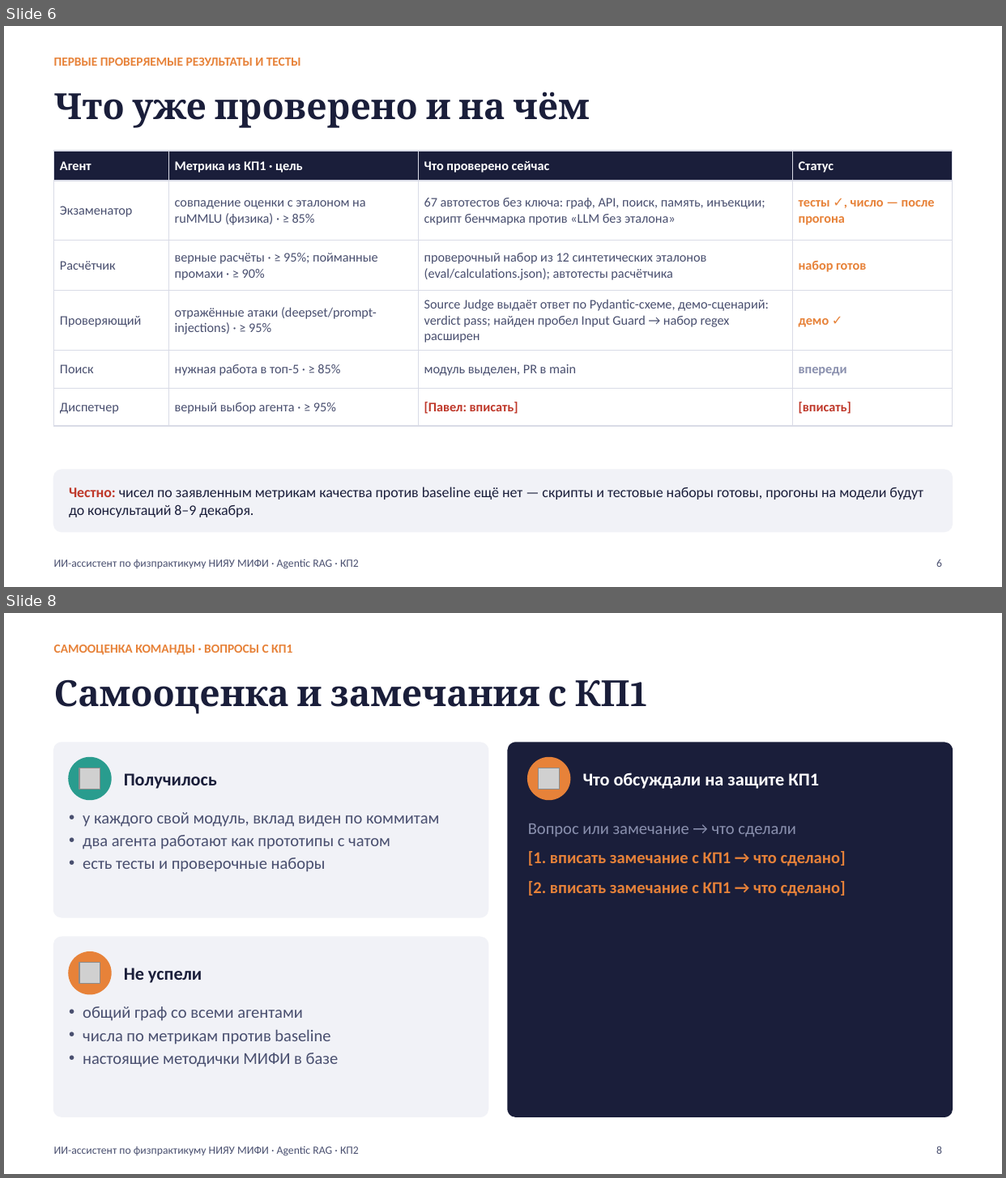
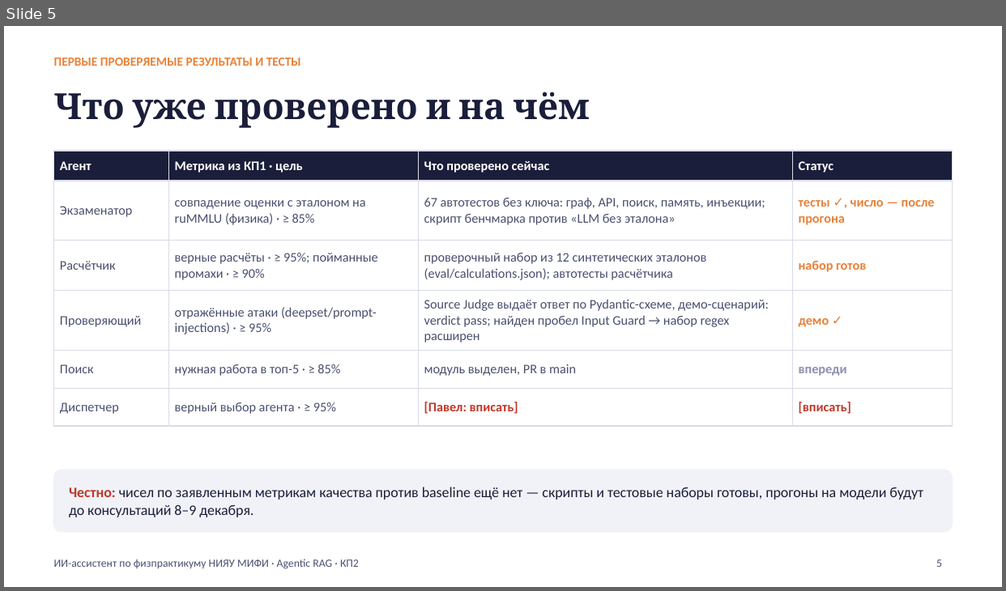
Before and after one commit to mva17/examiner-agent, a slide deck: docs/presentation/KP2_komanda43.pptx. Shown one above the other, each under a label of ours: slides 6 and 8 before the commit, slide 5 after it; the slides between them are not shown. The pictures are 1006x1178 and 1006x591 pixels, drawn with LibreOffice and Linux fonts; fonts in the diff are those of the drawing; grey boxes stand for pictures. Boxes give left, top, right and bottom in pixels: in the first picture for what was removed or moved away, otherwise in the second. Text is boxed around its words. In the diff, an @@ line names an element or a change of style, - is before the commit and + after.

```diff
--- a/docs/presentation/KP2_komanda43.pptx
+++ b/docs/presentation/KP2_komanda43.pptx
@@ slide 8 removed at bbox=[4, 613, 1002, 1174], background #FFFFFF; not listed: 1 template element that a slide beside it also shows @@
@@ text removed at bbox=[54, 645, 292, 655] @@
-САМООЦЕНКА КОМАНДЫ · ВОПРОСЫ С КП1
@@ title removed at bbox=[54, 679, 566, 714] @@
-Самооценка и замечания с КП1
@@ rounded rectangle removed at bbox=[54, 743, 488, 918] @@
@@ ellipse removed at bbox=[69, 758, 111, 799] @@
@@ rounded rectangle removed at bbox=[508, 743, 952, 1117] @@
@@ ellipse removed at bbox=[528, 758, 570, 799] @@
@@ picture removed at bbox=[80, 768, 101, 789] @@
@@ text removed at bbox=[124, 773, 217, 789] @@
-Получилось
@@ picture removed at bbox=[539, 768, 560, 789] @@
@@ text removed at bbox=[583, 773, 819, 789] @@
-Что обсуждали на защите КП1
@@ text removed at bbox=[83, 812, 440, 872] @@
-• у каждого свой модуль, вклад виден по коммитам
-• два агента работают как прототипы с чатом
-• есть тесты и проверочные наборы
@@ text removed at bbox=[528, 824, 846, 897] @@
-Вопрос или замечание → что сделали
-[1. вписать замечание с КП1 → что сделано]
-[2. вписать замечание с КП1 → что сделано]
@@ rounded rectangle removed at bbox=[54, 937, 488, 1117] @@
@@ ellipse removed at bbox=[69, 952, 111, 995] @@
@@ picture removed at bbox=[80, 962, 101, 983] @@
@@ text removed at bbox=[124, 968, 202, 983] @@
-Не успели
@@ text removed at bbox=[83, 1007, 339, 1067] @@
-• общий граф со всеми агентами
-• числа по метрикам против baseline
-• настоящие методички МИФИ в базе
@@ page number removed at bbox=[936, 1146, 942, 1154] @@
-8
@@ what was slide 6 is now slide 5 @@
@@ page number at bbox=[936, 560, 942, 567]: text changed @@
-6
+5
```
Also in this commit, not shown: 1 slide changed, 1 other slide removed, 1 other file.
